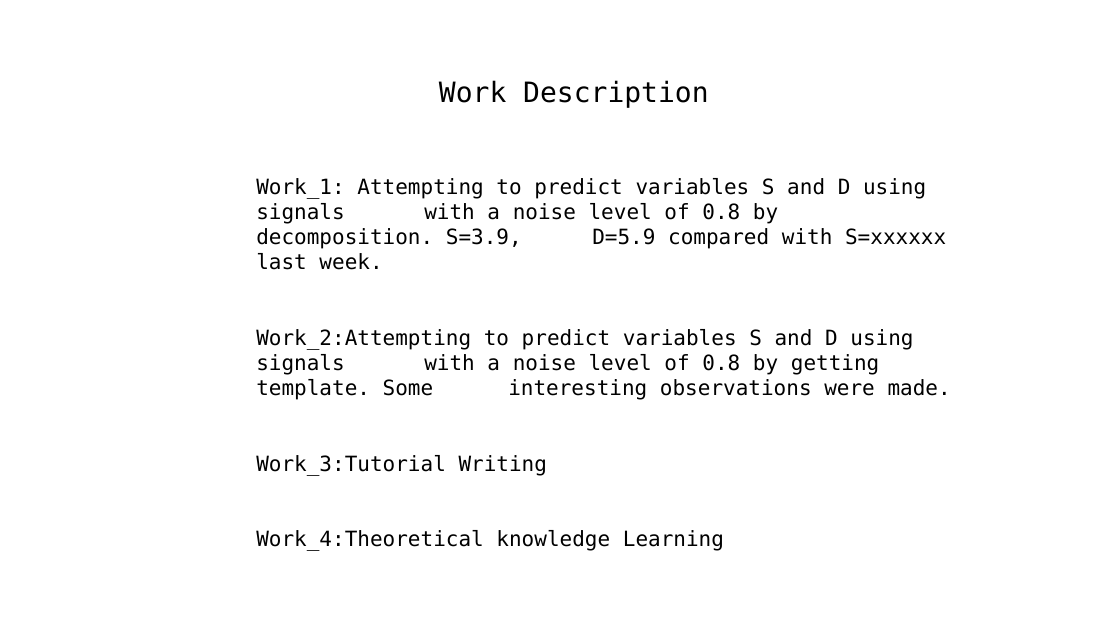
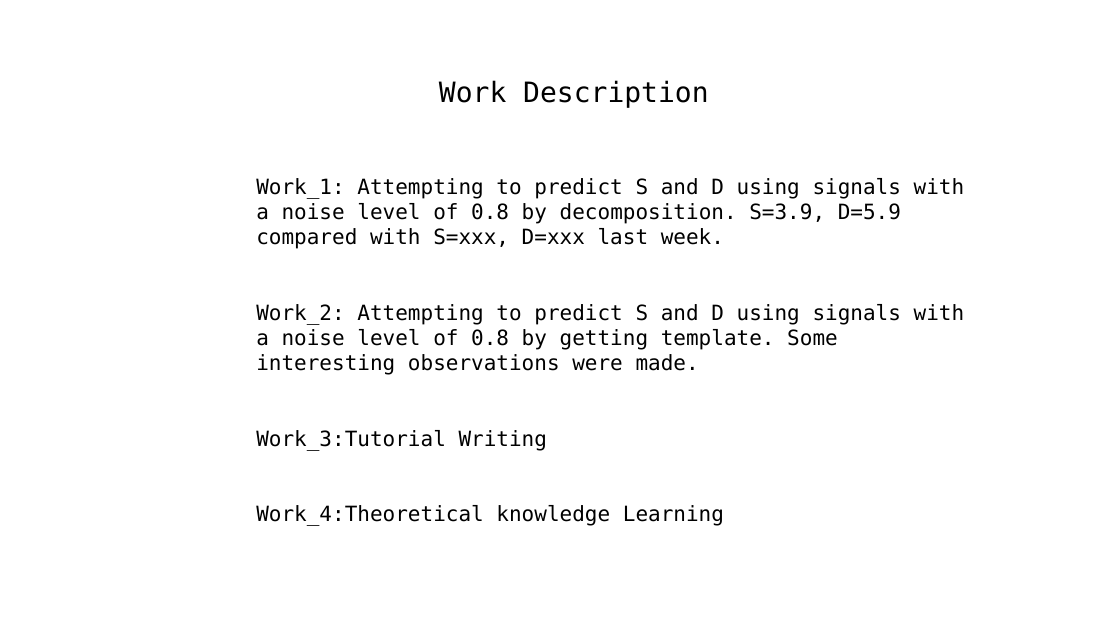
Before and after one commit to A-Big-Tortoise/Presentation, a slide deck: slide 2 of Presentation_828_JiayuChen.pptx. Drawn at 1120x630 pixels with LibreOffice and Linux fonts; fonts in the diff are those of the drawing. Boxes give left, top, right and bottom in pixels: in the first picture for what was removed or moved away, otherwise in the second. Text is boxed around its words. In the diff, an @@ line names an element or a change of style, - is before the commit and + after.

Commit message:
Add draft of presentation on 8.28

```diff
--- a/Presentation_828_JiayuChen.pptx
+++ b/Presentation_828_JiayuChen.pptx
@@ text at [256, 178, 965, 375]: text changed @@
-Work_1: Attempting to predict variables S and D using signals with a noise level of 0.8 by decomposition. S=3.9, D=5.9 compared with S=xxxxxx last week.
-Work_2:Attempting to predict variables S and D using signals with a noise level of 0.8 by getting template. Some interesting observations were made.
+Work_1: Attempting to predict S and D using signals with a noise level of 0.8 by decomposition. S=3.9, D=5.9 compared with S=xxx, D=xxx last week.
+Work_2: Attempting to predict S and D using signals with a noise level of 0.8 by getting template. Some interesting observations were made.
```
Also in this commit, not shown: 5 other slides changed, 4 slides added, 2 slides removed.
